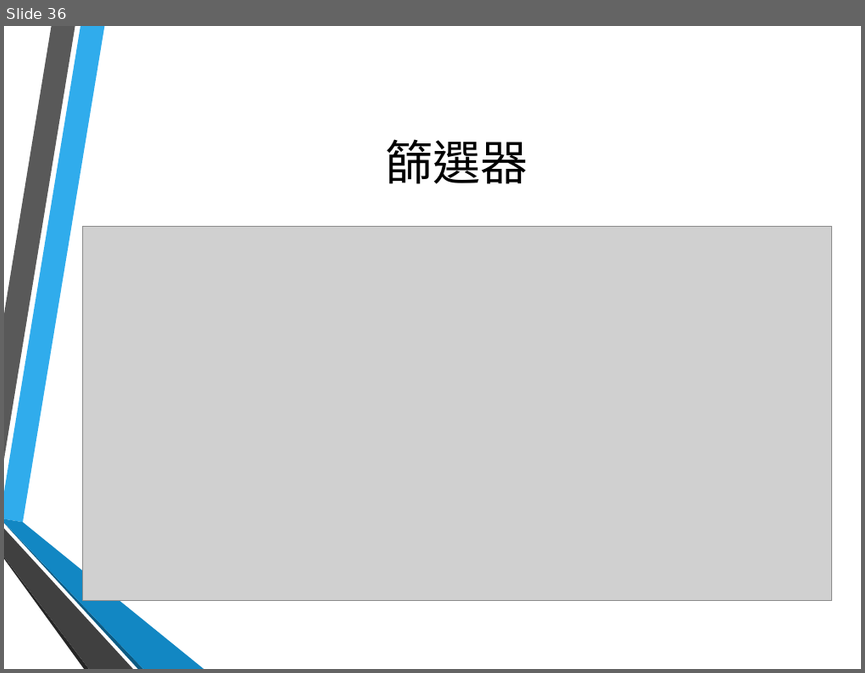
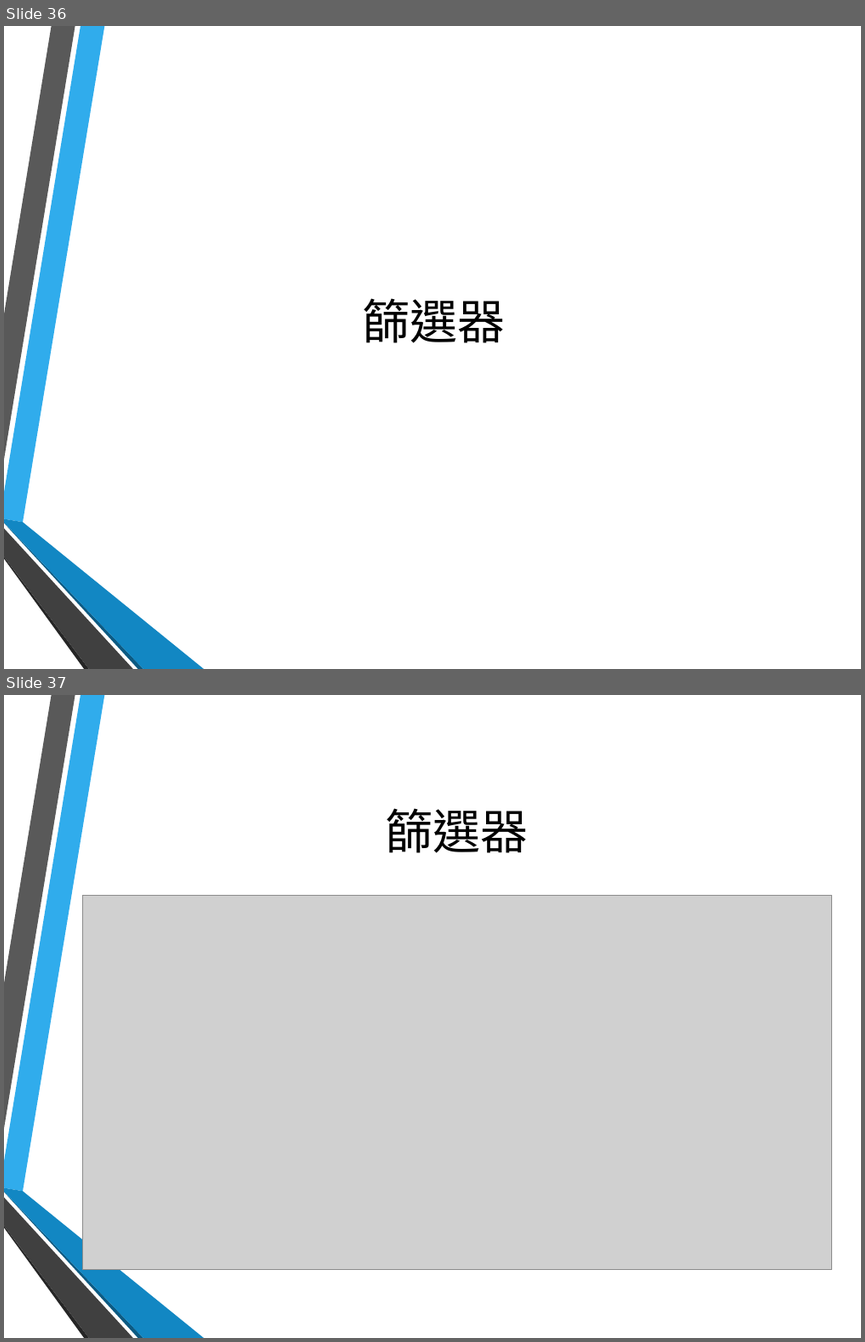
Before and after one commit to hsinewu/pia, a slide deck: Presentation/報告投影片.pptx. Shown one above the other, each under a label of ours: slide 36 before the commit, slides 36 and 37 after it. The pictures are 865x673 and 865x1342 pixels, drawn with LibreOffice and Linux fonts; fonts in the diff are those of the drawing; grey boxes stand for pictures; background and template pictures are left out. Boxes give left, top, right and bottom in pixels: in the first picture for what was removed or moved away, otherwise in the second. Text is boxed around its words. In the diff, an @@ line names an element or a change of style, - is before the commit and + after.

```diff
--- a/Presentation/報告投影片.pptx
+++ b/Presentation/報告投影片.pptx
@@ slide 36 added at bbox=[4, 26, 861, 669], background picture (left out); not listed: 6 template elements that a slide beside it also shows @@
@@ title added at bbox=[362, 298, 505, 343], 40 pt, text #000000 @@
+篩選器
@@ what was slide 36 is now slide 37 @@
```
Also in this commit, not shown: 4 slides changed, 2 other slides added, 2 slides removed.
